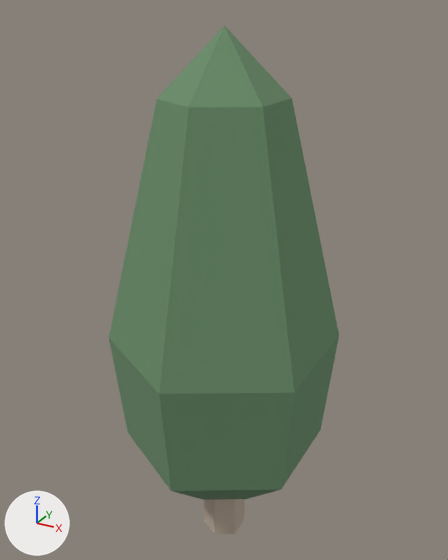
A saved change to the glTF model models/terrain/Prop_Tree_Cedar_2.glb.
Before and after are seen from a camera (50 mm lens) standing at (1.14, -2.08, 2.36) and looking at (-0.03, 0.05, 1.29). The axes (+X, +Y, +Z) are drawn at lower left. The lights are the same throughout. The older version comes first. Vertices at exactly the same position are counted once.

The older version as bpy lines, for what is in view:
```python
me_object1_1 = bpy.data.meshes.new('object1_1')
me_object1_1.from_pydata(...)  # a 6-sided cylinder along z spanning x -0.087..0.087, y -0.1..0.1, z 0.0..0.4
me_object1_1.materials.append(mat_wood_dark)  # beige #bfad9c
me_object2_1 = bpy.data.meshes.new('object2_1')
me_object2_1.from_pydata(...)  # 26 vertices, 48 faces; spans x -0.43..0.43, y -0.5..0.5, z 0.3..2.3
me_object2_1.materials.append(mat_cedar_leaves)  # greyish green #6a8e6a
ob_object1 = bpy.data.objects.new('object1', me_object1_1)
ob_object1.location = (0.0, 0.0, 0.0)
ob_object2 = bpy.data.objects.new('object2', me_object2_1)
ob_object2.location = (0.0, 0.0, 0.0)
```
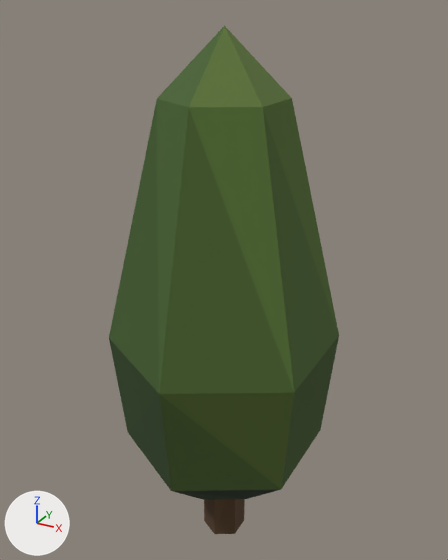
Pixel boxes [x1, y1, x2, y2] of what changed, in the pictures (448 x 560 px):
'object2', recoloured (greyish green to green): [109, 25, 339, 500] in both
'object1', recoloured (darker): [204, 499, 245, 534] in both

The change, as a diff of the scene's bpy script:
```diff
--- a/models/terrain/Prop_Tree_Cedar_2.glb.py
+++ b/models/terrain/Prop_Tree_Cedar_2.glb.py
@@ mat_prop_tree_cedar_2mat_object2 @@
+mat_prop_tree_cedar_2mat_object2 = bpy.data.materials.new('Prop_Tree_Cedar_2Mat_object2')
+mat_prop_tree_cedar_2mat_object2.use_nodes = True; mat_prop_tree_cedar_2mat_object2.node_tree.nodes.clear()
+_N = mat_prop_tree_cedar_2mat_object2.node_tree.nodes; _L = mat_prop_tree_cedar_2mat_object2.node_tree.links
+n0 = _N.new('ShaderNodeBsdfPrincipled'); n0.name = 'Principled BSDF'
+n0.inputs[2].default_value = 1.0  # 'Roughness'
+n1 = _N.new('ShaderNodeOutputMaterial'); n1.name = 'Material Output'
+n2 = _N.new('ShaderNodeVertexColor'); n2.name = 'Color Attribute'
+_L.new(n0.outputs[0], n1.inputs[0])  # 'BSDF' to 'Surface'
+_L.new(n2.outputs[0], n0.inputs[0])  # 'Color' to 'Base Color'
@@ mat_prop_tree_cedar_2mat_object1 @@
+mat_prop_tree_cedar_2mat_object1 = bpy.data.materials.new('Prop_Tree_Cedar_2Mat_object1')
+mat_prop_tree_cedar_2mat_object1.use_nodes = True; mat_prop_tree_cedar_2mat_object1.node_tree.nodes.clear()
+_N = mat_prop_tree_cedar_2mat_object1.node_tree.nodes; _L = mat_prop_tree_cedar_2mat_object1.node_tree.links
+n0 = _N.new('ShaderNodeBsdfPrincipled'); n0.name = 'Principled BSDF'
+n0.inputs[2].default_value = 1.0  # 'Roughness'
+n1 = _N.new('ShaderNodeOutputMaterial'); n1.name = 'Material Output'
+n2 = _N.new('ShaderNodeVertexColor'); n2.name = 'Color Attribute'
+_L.new(n0.outputs[0], n1.inputs[0])  # 'BSDF' to 'Surface'
+_L.new(n2.outputs[0], n0.inputs[0])  # 'Color' to 'Base Color'
@@ me_object1_1 @@
 me_object1_1.from_pydata(...)  # 14 vertices, 24 faces; spans x -0.087..0.087, y -0.1..0.1, z 0.0..0.4
-me_object1_1.materials.append(mat_wood_dark)  # beige #bfad9c
+me_object1_1.materials.append(mat_prop_tree_cedar_2mat_object1)
@@ me_object2_1 @@
 me_object2_1.from_pydata(...)  # 26 vertices, 48 faces; spans x -0.43..0.43, y -0.5..0.5, z 0.3..2.3
 # used by ob_object2; location = (0.0, 0.0, 0.0)
-me_object2_1.materials.append(mat_cedar_leaves)  # greyish green #6a8e6a
+# me_object2_1 part 1: vertex colours changed
+me_object2_1.materials.append(mat_prop_tree_cedar_2mat_object2)
```
